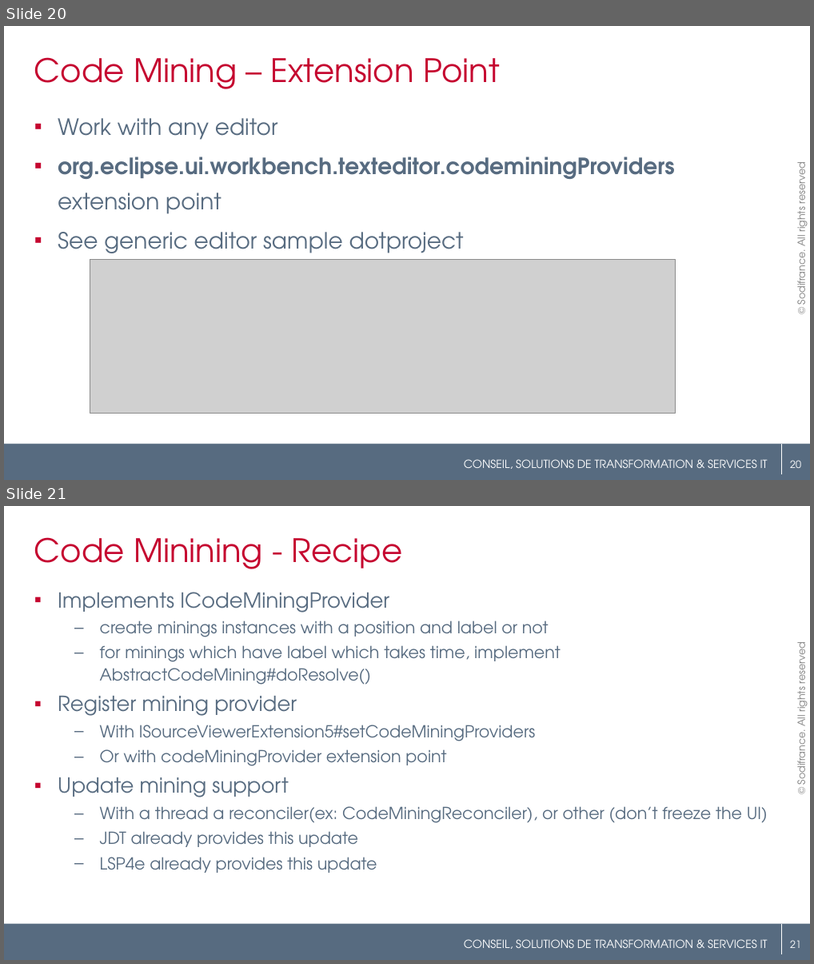
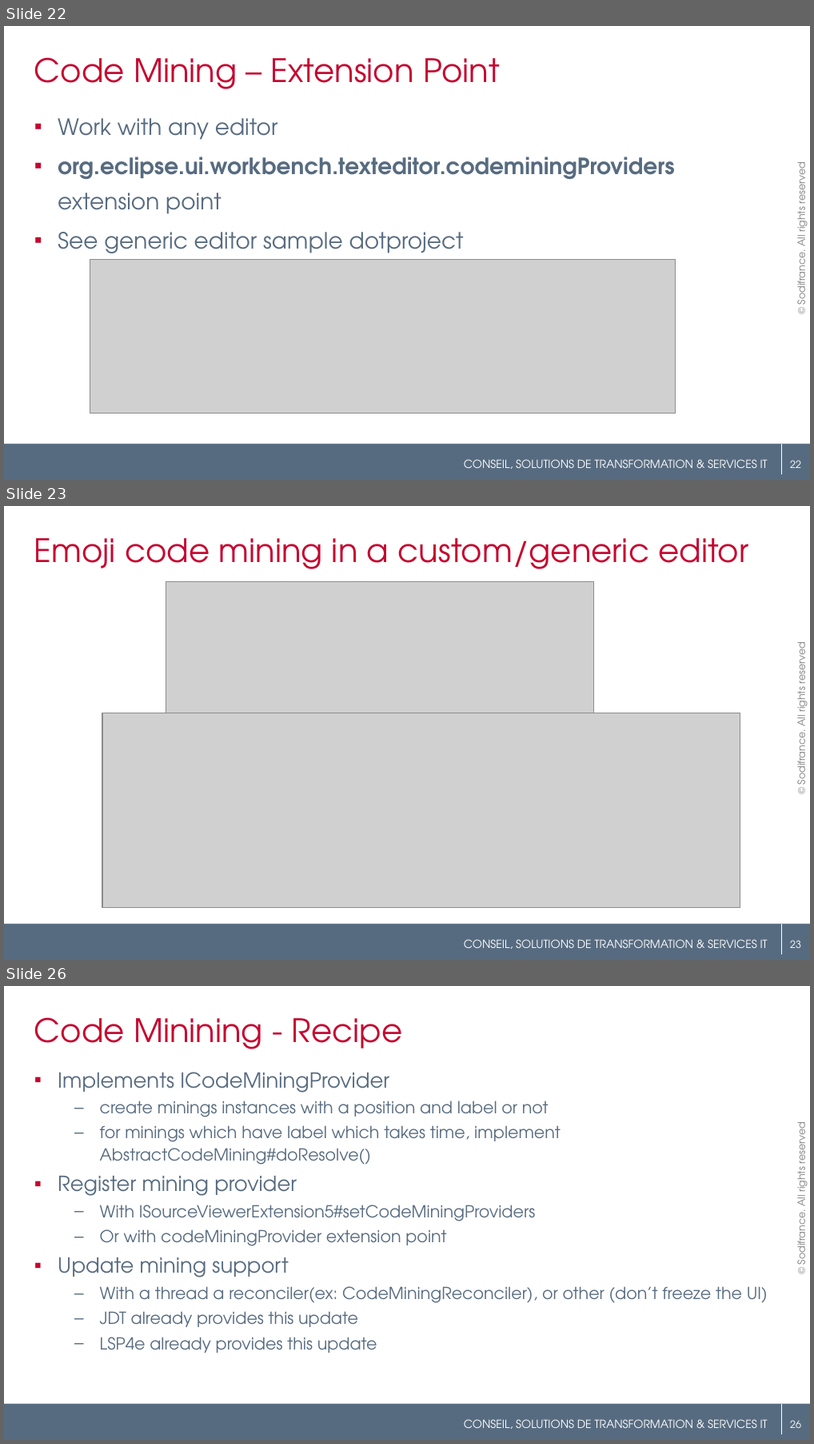
Before and after one commit to angelozerr/EclipseConFrance2018, a slide deck: EclipseConFrance2018_CodeMining.pptx. Shown one above the other, each under a label of ours: slides 20 and 21 before the commit, slides 22, 23 and 26 after it; the slides between them are not shown. The pictures are 814x964 and 814x1444 pixels, drawn with LibreOffice and Linux fonts; fonts in the diff are those of the drawing; grey boxes stand for pictures; background and template pictures are left out. Boxes give left, top, right and bottom in pixels: in the first picture for what was removed or moved away, otherwise in the second. Text is boxed around its words. In the diff, an @@ line names an element or a change of style, - is before the commit and + after.

Commit message:
Add emoji editor.

```diff
--- a/EclipseConFrance2018_CodeMining.pptx
+++ b/EclipseConFrance2018_CodeMining.pptx
@@ slide 23 added at <box>4,506,810,960</box>, background #FFFFFF; not listed: 5 template elements that a slide beside it also shows @@
@@ title added at <box>34,538,749,569</box>, 28.8 pt, text #C5062F @@
+Emoji code mining in a custom/generic editor
@@ picture added at <box>166,582,594,728</box> @@
@@ picture added at <box>102,713,740,908</box> @@
@@ what was slide 20 is now slide 22 @@
@@ page number at <box>790,460,802,468</box>: text changed @@
-20
+22
@@ what was slide 21 is now slide 26 @@
@@ page number at <box>790,1420,802,1428</box>: text changed @@
-21
+26
```
Also in this commit, not shown: 12 slides changed, 4 other slides added.
